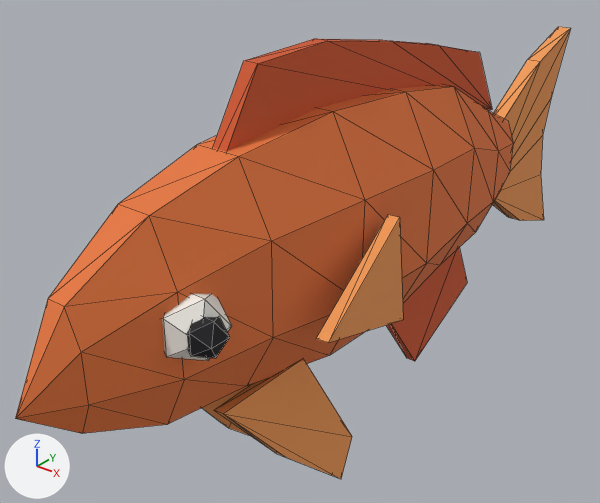
What one commit did to the glTF model examples/roblox-modeling/Fish.glb.
The view is the same before and after, from a 50 mm lens placed at (0.149, -0.231, 0.125), pointed at (-0.02, -0.02, -0.005). Lighting does not change. The marker at lower left points along +X, +Y and +Z. The picture after the commit comes second. Mesh edges are drawn as thin lines. Vertices at exactly the same position are counted once.

Names of what the first picture shows: 'Anal', 'BodyMesh', 'Dorsal', 'EyeR', 'PectoralR', 'PelvicR', 'PupilR', 'Tail' and 1 more.
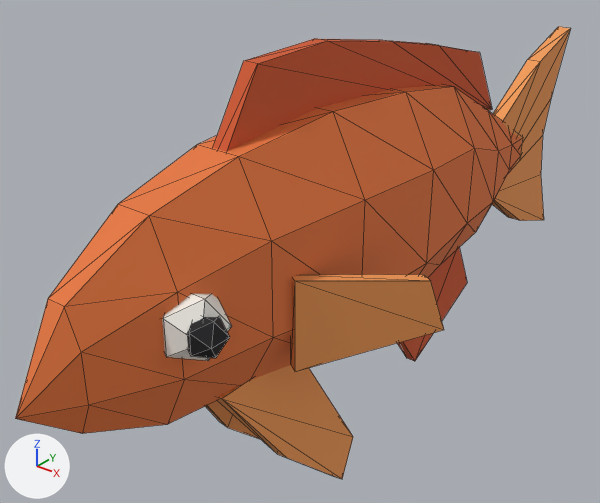
Location of each change, [x1, y1, x2, y2] in pixels of the pictures (600 x 503 px; the box of a moved part takes in the faces that stretch with it):
```json
{"object": "BodyMesh", "change": "reshaped", "before": [15, 85, 513, 434], "after": [15, 85, 522, 434]}
{"object": "PectoralR", "change": "reshaped, moved, turned", "before": [316, 215, 403, 343], "after": [291, 274, 444, 372]}
{"object": "PelvicR", "change": "reshaped, moved", "before": [214, 360, 352, 479], "after": [217, 365, 353, 479]}
{"part": 1, "of": "me_pelvicr", "change": "moved or reshaped", "before": [214, 360, 352, 479], "after": [217, 365, 353, 479]}
{"part": 2, "of": "me_pelvicr", "change": "moved or reshaped", "before": [278, 454, 338, 478], "after": [283, 456, 338, 478]}
{"part": 4, "of": "me_body", "change": "cut back", "before": [481, 111, 513, 223], "after": [488, 111, 522, 202]}
```

Edits to the scene script, one JSON object a line:
```json
{"block": "me_pelvicr", "where": "# used by ob_pelvicr; location = (0.012, -0.064, -0.047)"}
{"op": "remove", "block": "me_pelvicr", "code": "me_pelvicr.from_pydata(...)  # 10 vertices, 16 faces; spans x -0.0065..0.0065, y -0.028..0.028, z -0.026..0.026"}
{"op": "add", "block": "me_pelvicr", "code": "me_pelvicr.from_pydata(...)  # 10 vertices, 16 faces; spans x -0.0069..0.0069, y -0.028..0.028, z -0.0284..0.0284"}
{"block": "me_pelvicr", "change": "me_pelvicr part 1: all 2 vertices in x -0.0065..-0.0025, y -0.028, z 0.0253..0.026 are moved by (-0.0004, 0.0, 0.0025)"}
{"block": "me_pelvicr", "change": "me_pelvicr part 2: all 6 vertices in x -0.0016..0.0065, y -0.006..0.028, z -0.026..-0.0016 are moved by (0.0004, 0.0, -0.0025)"}
{"block": "me_pelvicr", "change": "other edits to the shape of me_pelvicr do not show in these pictures"}
{"block": "me_pectoralr", "where": "# used by ob_pectoralr; location = (0.02, -0.07, 0.004); rotation_euler = (0.0, 0.0, -0.282), in degrees (0, 0, -16)"}
{"op": "remove", "block": "me_pectoralr", "code": "me_pectoralr.from_pydata(...)  # 6 vertices, 8 faces; spans x -0.01..0.016, y -0.0034..0.0464, z -0.019..0.021"}
{"op": "add", "block": "me_pectoralr", "code": "me_pectoralr.from_pydata(...)  # 8 vertices, 12 faces; spans x -0.0019..0.0167, y -0.0006..0.0463, z -0.015..0.015"}
{"block": "me_pectoralr", "change": "me_pectoralr part 3: the whole mesh is rebuilt"}
{"block": "me_body", "where": "# used by ob_bodymesh; location = (0.0, 0.0, 0.001)"}
{"op": "remove", "block": "me_body", "code": "me_body.from_pydata(...)  # 65 vertices, 126 faces; spans x -0.021..0.021, y -0.15..0.096, z -0.031..0.055"}
{"op": "add", "block": "me_body", "code": "me_body.from_pydata(...)  # 74 vertices, 144 faces; spans x -0.021..0.021, y -0.15..0.124, z -0.031..0.055"}
{"block": "me_body", "change": "me_body part 4"}
{"block": "me_body", "change": "8 vertices are removed from x -0.006..0.006, y 0.096, z -0.013..0.019"}
{"block": "me_body", "change": "22 faces are deleted"}
{"block": "me_body", "change": "17 vertices are added at x -0.005..0.005, y 0.096..0.124, z -0.011..0.017"}
{"block": "me_body", "change": "40 new faces join them"}
{"op": "set", "path": "ob_pelvicr.location", "old": "(0.012, -0.064, -0.047)", "new": "(0.012, -0.064, -0.0445)"}
{"op": "set", "path": "ob_pectoralr.location", "old": "(0.02, -0.07, 0.004)", "new": "(0.019, -0.072, 0.003)"}
{"op": "set", "path": "ob_pectoralr.rotation_euler", "old": "(0.0, 0.0, -0.282)", "new": "(0.0, 0.0, -0.258)", "note": "degrees (0, 0, -16) -> degrees (0, 0, -15)"}
```
